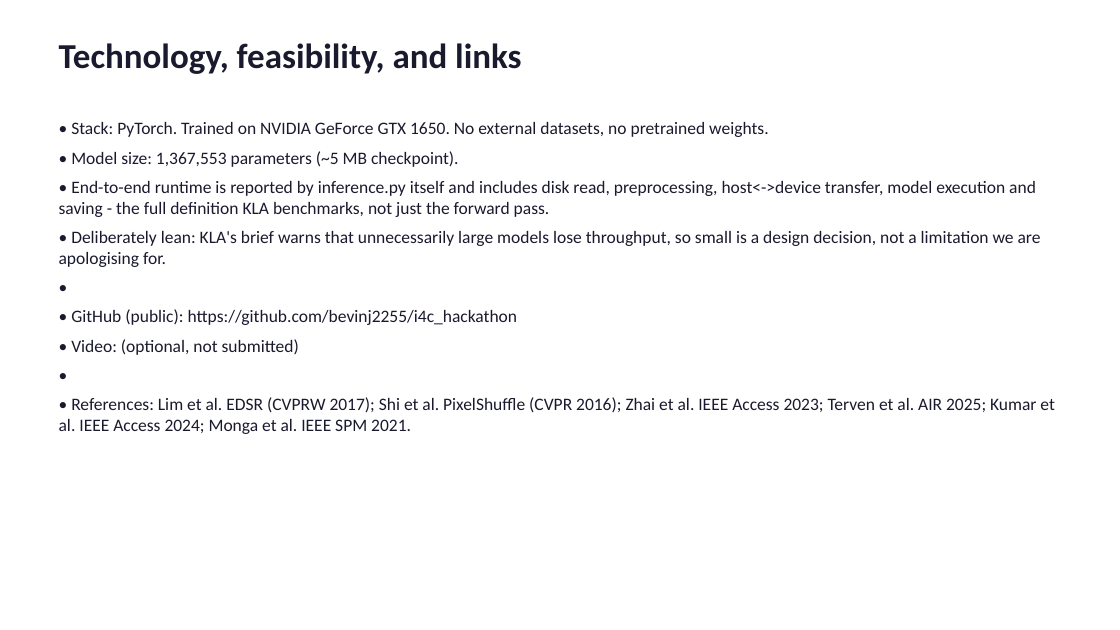
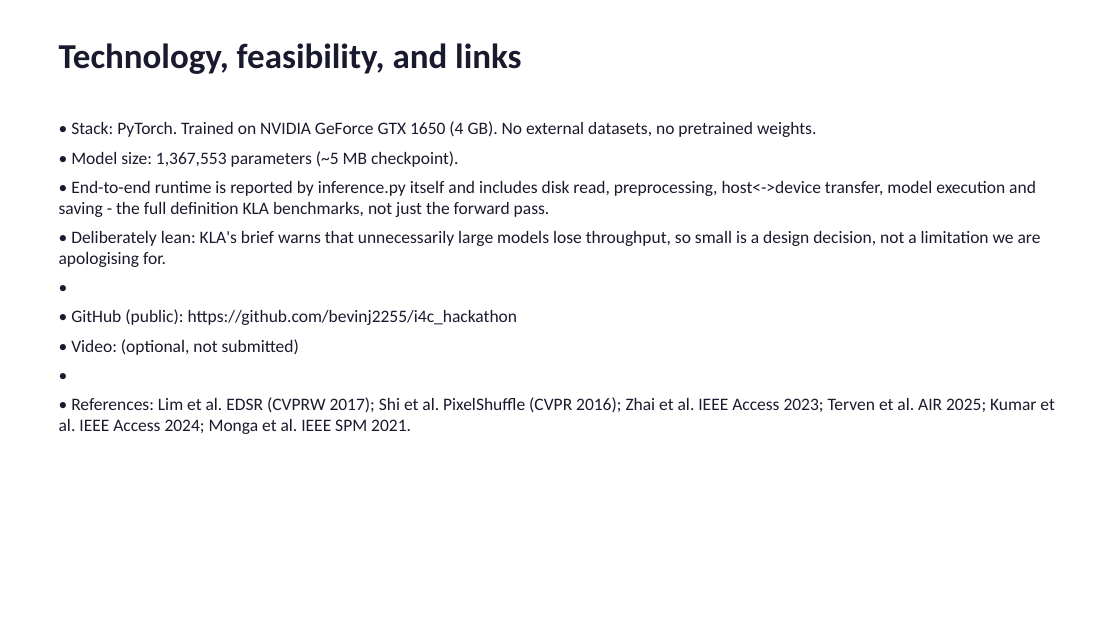
Before and after one commit to bevinj2255/i4c_hackathon, a slide deck: slide 9 of solution_presentation.pptx. Drawn at 1120x630 pixels with LibreOffice and Linux fonts; fonts in the diff are those of the drawing. Boxes give left, top, right and bottom in pixels: in the first picture for what was removed or moved away, otherwise in the second. Text is boxed around its words. In the diff, an @@ line names an element or a change of style, - is before the commit and + after.

```diff
--- a/solution_presentation.pptx
+++ b/solution_presentation.pptx
@@ text at (x1=71, y1=121, x2=816, y2=137): text changed @@
-• Stack: PyTorch. Trained on NVIDIA GeForce GTX 1650. No external datasets, no pretrained weights.
+• Stack: PyTorch. Trained on NVIDIA GeForce GTX 1650 (4 GB). No external datasets, no pretrained weights.
```
Also in this commit, not shown: 2 other files.
